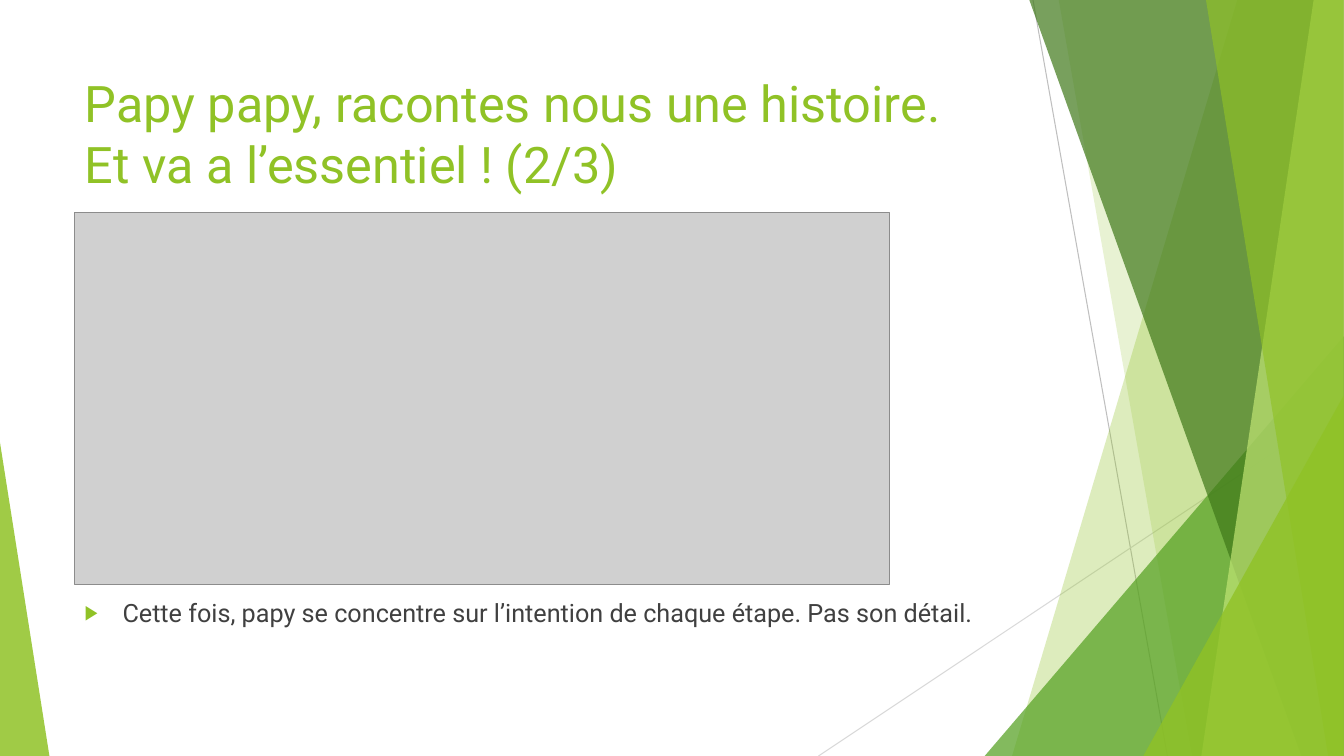
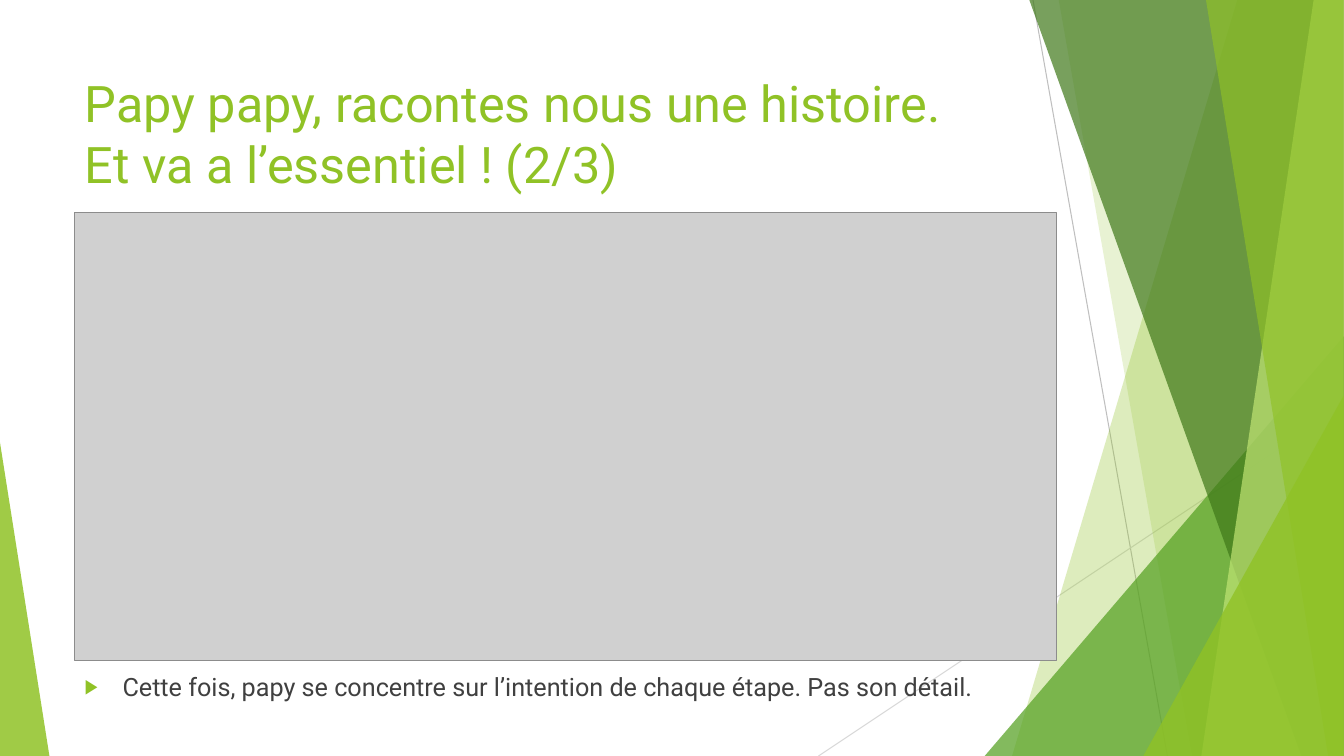
Before and after one commit to worming004/SimpleIsNotEasy, a slide deck: slide 14 of PPT/Easy != Simple.pptx. Drawn at 1344x756 pixels with LibreOffice and Linux fonts; fonts in the diff are those of the drawing; grey boxes stand for pictures. Boxes give left, top, right and bottom in pixels: in the first picture for what was removed or moved away, otherwise in the second. Text is boxed around its words. In the diff, an @@ line names an element or a change of style, - is before the commit and + after.

```diff
--- a/PPT/Easy != Simple.pptx
+++ b/PPT/Easy != Simple.pptx
@@ picture: place and size @@
-picture at <box>75,213,890,585</box>
+picture at <box>75,213,1057,660</box>
@@ text "Cette fois, papy se concentre ...": place and size @@
-text "Cette fois, papy se concentre ..." at <box>123,603,972,628</box>
+text "Cette fois, papy se concentre ..." at <box>123,677,972,702</box>
```
Also in this commit, not shown: 14 other slides changed.
